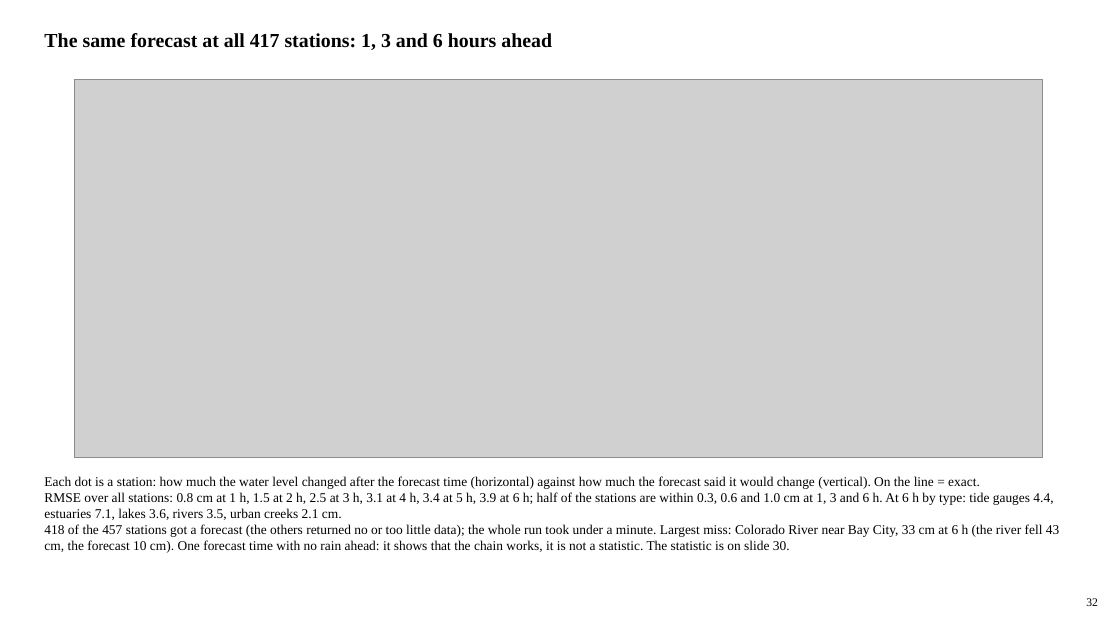
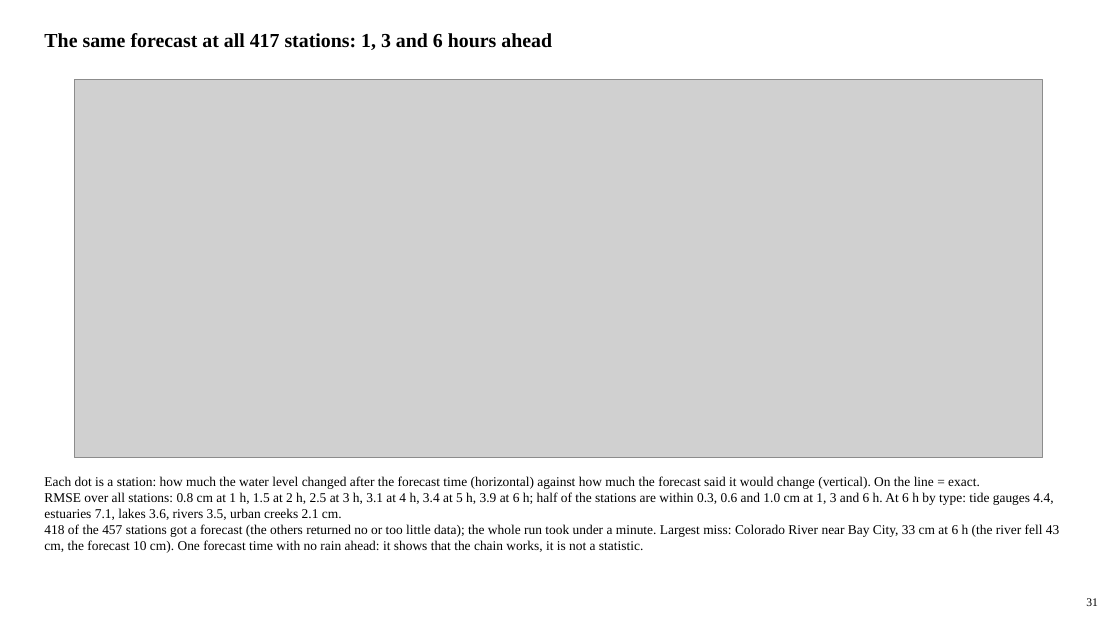
Before and after one commit to LaurenW1997/subdomainLSTM, a slide deck: slide 31 of deliverables/17_versions/version_comparison.pptx (slide 32 before the commit). Drawn at 1120x630 pixels with LibreOffice and Linux fonts; fonts in the diff are those of the drawing; grey boxes stand for pictures. Boxes give left, top, right and bottom in pixels: in the first picture for what was removed or moved away, otherwise in the second. Text is boxed around its words. In the diff, an @@ line names an element or a change of style, - is before the commit and + after.

```diff
--- a/deliverables/17_versions/version_comparison.pptx
+++ b/deliverables/17_versions/version_comparison.pptx
@@ text at (44,524,1059,553): text changed @@
-418 of the 457 stations got a forecast (the others returned no or too little data); the whole run took under a minute. Largest miss: Colorado River near Bay City, 33 cm at 6 h (the river fell 43 cm, the forecast 10 cm). One forecast time with no rain ahead: it shows that the chain works, it is not a statistic. The statistic is on slide 30.
+418 of the 457 stations got a forecast (the others returned no or too little data); the whole run took under a minute. Largest miss: Colorado River near Bay City, 33 cm at 6 h (the river fell 43 cm, the forecast 10 cm). One forecast time with no rain ahead: it shows that the chain works, it is not a statistic.
@@ text at (1086,598,1098,606): text changed @@
-32
+31
```
Also in this commit, not shown: 3 other slides changed, 1 slide removed, 4 other files.
